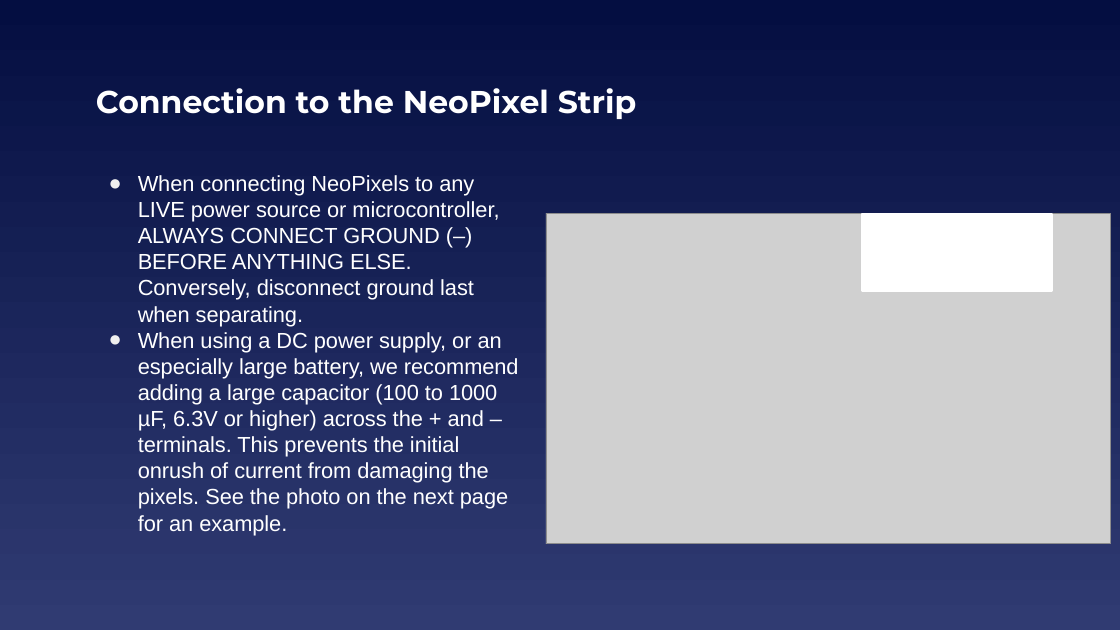
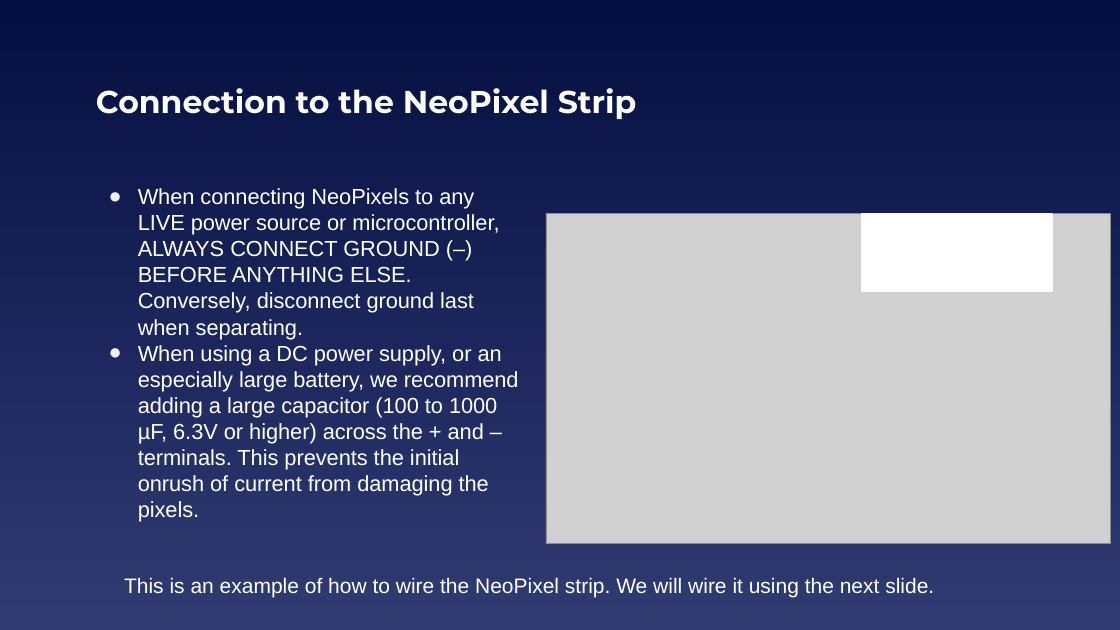
Before and after one commit to EELabMan/NeoPixels, a slide deck: slide 10 of NeoPixels.pptx. Drawn at 1120x630 pixels with LibreOffice and Linux fonts; fonts in the diff are those of the drawing; grey boxes stand for pictures. Boxes give left, top, right and bottom in pixels: in the first picture for what was removed or moved away, otherwise in the second. Text is boxed around its words. In the diff, an @@ line names an element or a change of style, - is before the commit and + after.

Commit message:
Update NeoPixels.pptx
Added Ground wire

```diff
--- a/NeoPixels.pptx
+++ b/NeoPixels.pptx
@@ text at [138,345,519,522]: text changed @@
-● When using a DC power supply, or an especially large battery, we recommend adding a large capacitor (100 to 1000 µF, 6.3V or higher) across the + and – terminals. This prevents the initial onrush of current from damaging the pixels. See the photo on the next page for an example.
+● When using a DC power supply, or an especially large battery, we recommend adding a large capacitor (100 to 1000 µF, 6.3V or higher) across the + and – terminals. This prevents the initial onrush of current from damaging the pixels.
@@ text added at [124,577,934,598], 18 pt, text #FFFFFF @@
+This is an example of how to wire the NeoPixel strip. We will wire it using the next slide.
```
Also in this commit, not shown: 4 other slides changed, 1 slide added, 1 slide removed.
